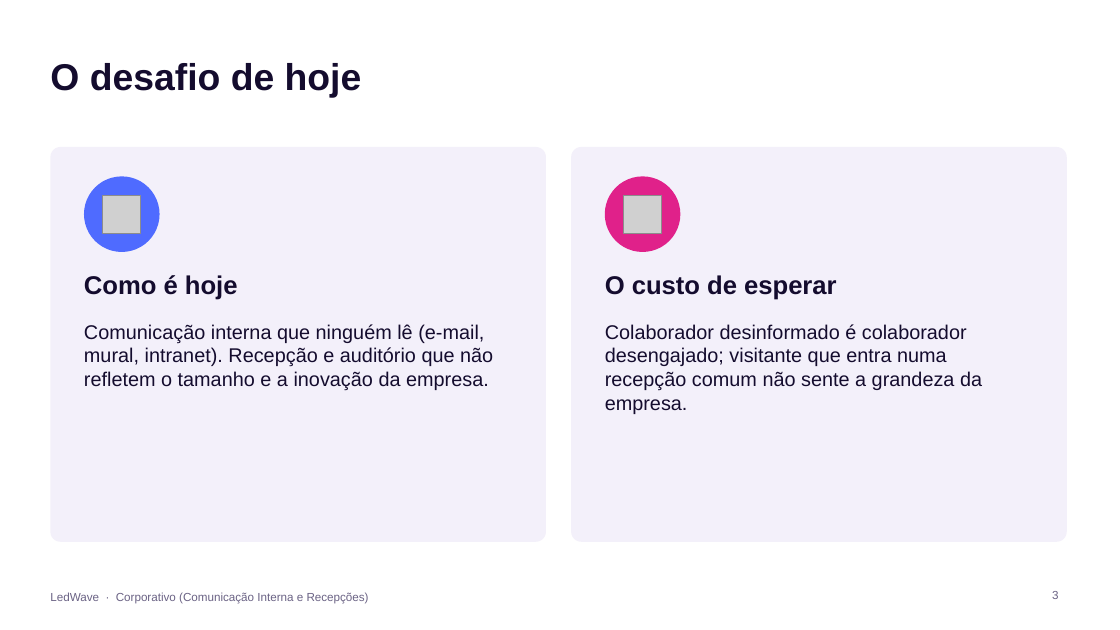
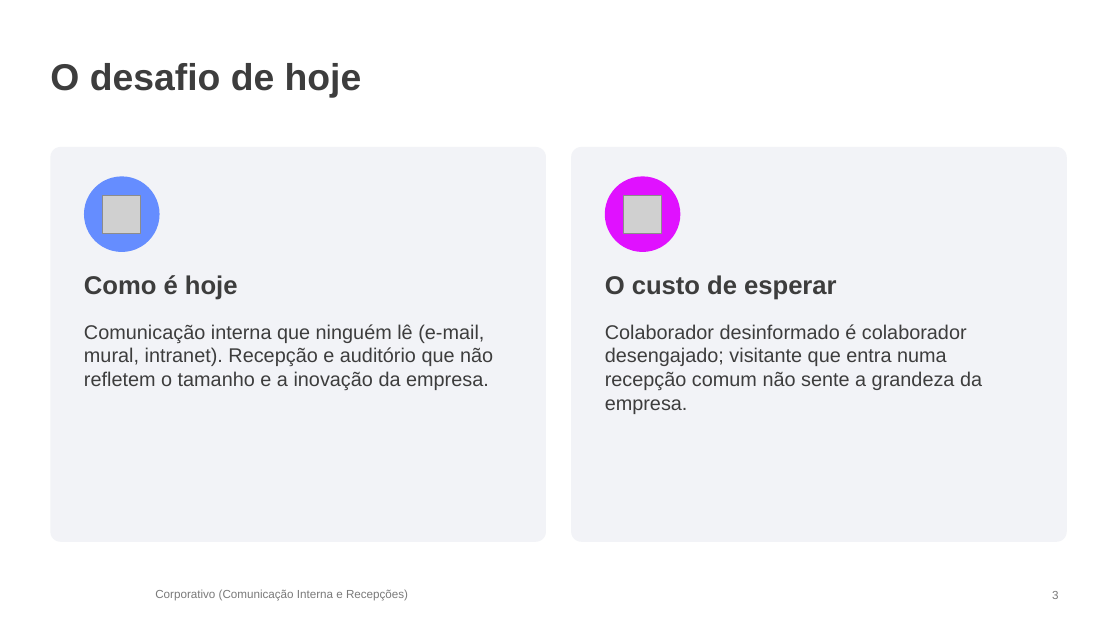
Before and after one commit to itarsilva/Treino, a slide deck: slide 3 of ledwave-comercial/apresentacoes/LedWave_Corporativo.pptx. Drawn at 1120x630 pixels with LibreOffice and Linux fonts; fonts in the diff are those of the drawing; grey boxes stand for pictures; background and template pictures are left out. Boxes give left, top, right and bottom in pixels: in the first picture for what was removed or moved away, otherwise in the second. Text is boxed around its words. In the diff, an @@ line names an element or a change of style, - is before the commit and + after.

```diff
--- a/ledwave-comercial/apresentacoes/LedWave_Corporativo.pptx
+++ b/ledwave-comercial/apresentacoes/LedWave_Corporativo.pptx
@@ rounded rectangle at [50,147,546,542]: fill #F3F0FA to #F2F3F7 @@
@@ rounded rectangle at [571,147,1067,542]: fill #F3F0FA to #F2F3F7 @@
@@ ellipse at [84,176,160,252]: fill #4F6BFF to #658DFF @@
@@ ellipse at [605,176,681,252]: fill #E0218A to #E011FF @@
@@ text colour #140C2E to #3D3D3D in 5 elements at [50,63,362,98], [84,275,238,300], [84,324,493,390], [605,275,837,300], [605,324,982,414] @@
@@ text at [155,589,408,601]: text changed; text colour #6B6385 to #7A7A7A @@
-LedWave · Corporativo (Comunicação Interna e Recepções)
+Corporativo (Comunicação Interna e Recepções)
@@ page number at [1052,591,1058,599]: text colour #6B6385 to #7A7A7A @@
```
Also in this commit, not shown: 13 other slides changed, 27 other files.
